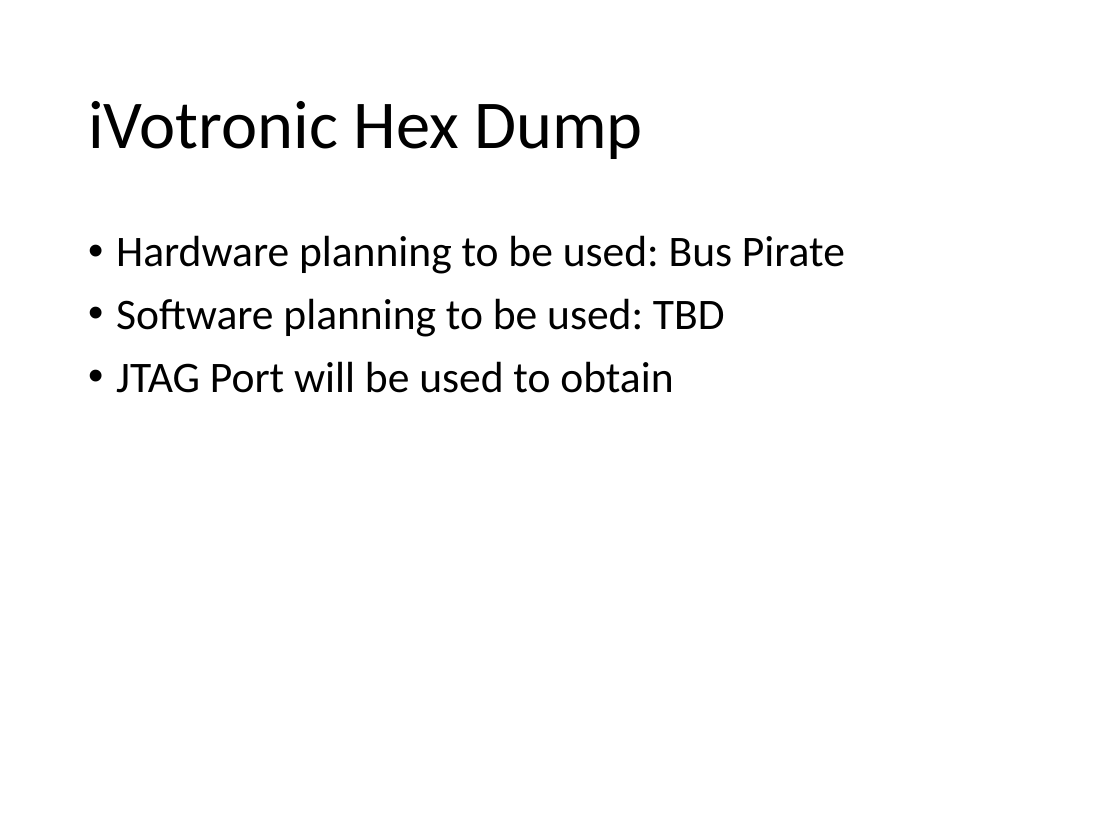
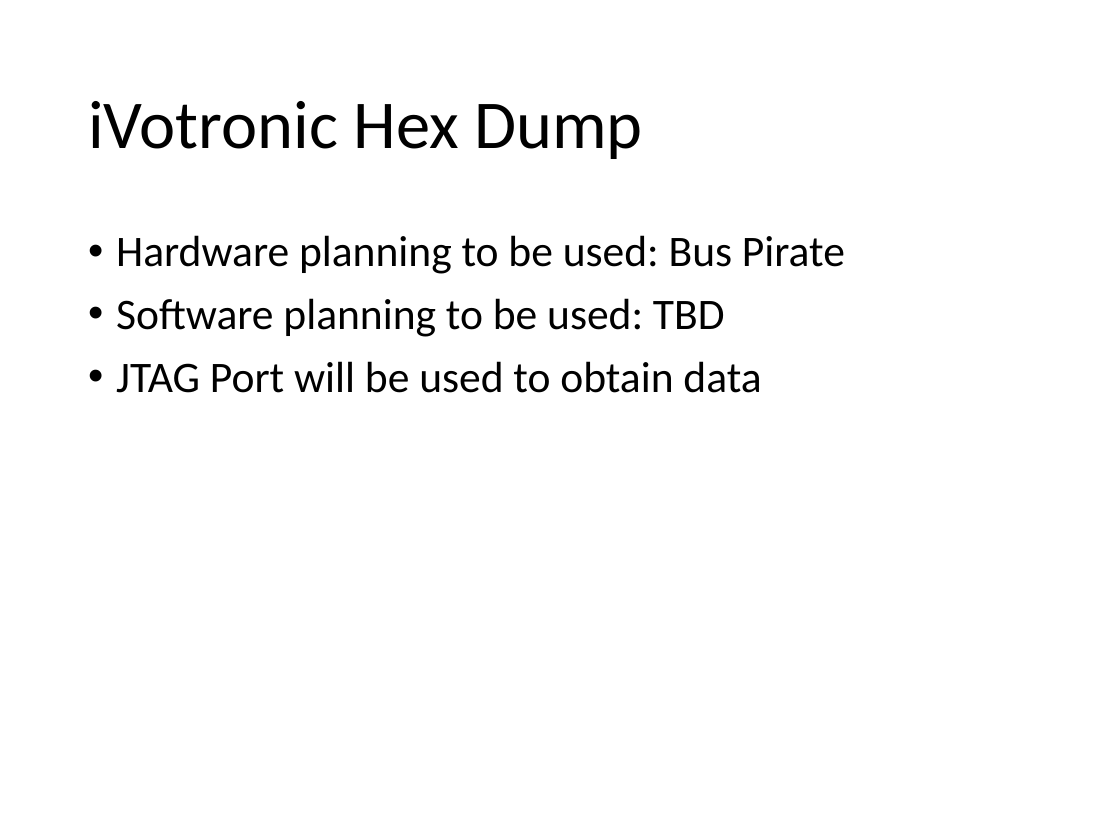
Before and after one commit to SCCapstone/omaha, a slide deck: slide 10 of docs/490presentation.pptx (slide 8 before the commit). Drawn at 1120x840 pixels with LibreOffice and Linux fonts; fonts in the diff are those of the drawing. Boxes give left, top, right and bottom in pixels: in the first picture for what was removed or moved away, otherwise in the second. Text is boxed around its words. In the diff, an @@ line names an element or a change of style, - is before the commit and + after.

```diff
--- a/docs/490presentation.pptx
+++ b/docs/490presentation.pptx
@@ text at [116, 361, 761, 393]: text changed @@
-• JTAG Port will be used to obtain
+• JTAG Port will be used to obtain data
```
Also in this commit, not shown: 1 other slide changed, 2 slides added.
